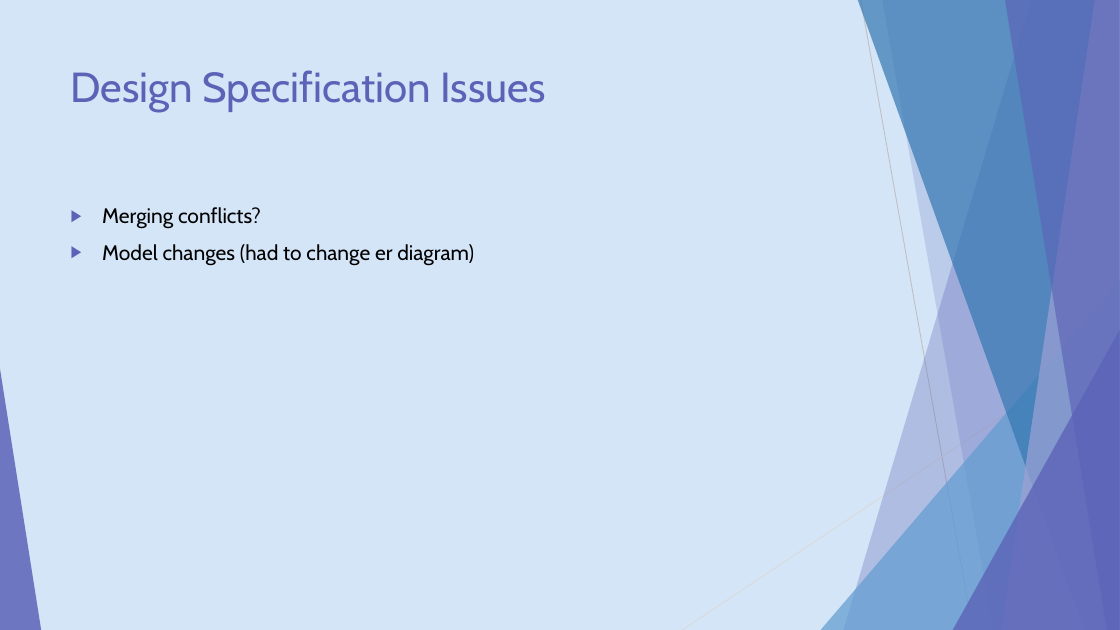
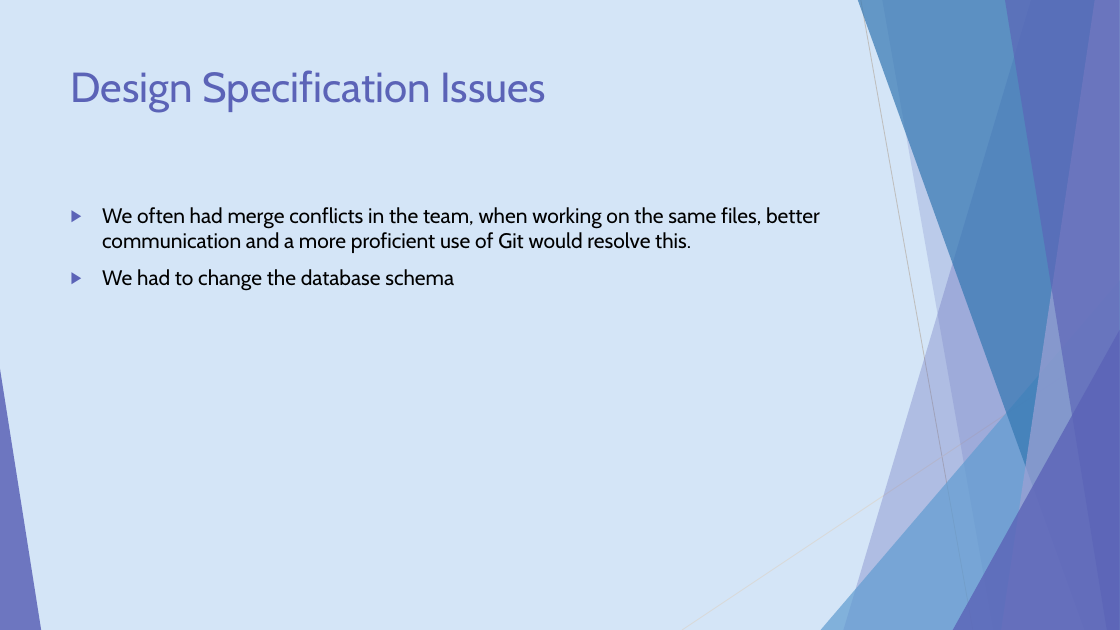
Before and after one commit to Gystark/RulersofKepler, a slide deck: slide 3 of presentation/Kepler.pptx. Drawn at 1120x630 pixels with LibreOffice and Linux fonts; fonts in the diff are those of the drawing. Boxes give left, top, right and bottom in pixels: in the first picture for what was removed or moved away, otherwise in the second. Text is boxed around its words. In the diff, an @@ line names an element or a change of style, - is before the commit and + after.

```diff
--- a/presentation/Kepler.pptx
+++ b/presentation/Kepler.pptx
@@ text at (x1=102, y1=207, x2=820, y2=291): text changed @@
-▶ Merging conflicts?
-▶ Model changes (had to change er diagram)
+▶ We often had merge conflicts in the team, when working on the same files, better communication and a more proficient use of Git would resolve this.
+▶ We had to change the database schema
```
Also in this commit, not shown: 4 other slides changed, 1 other file.
